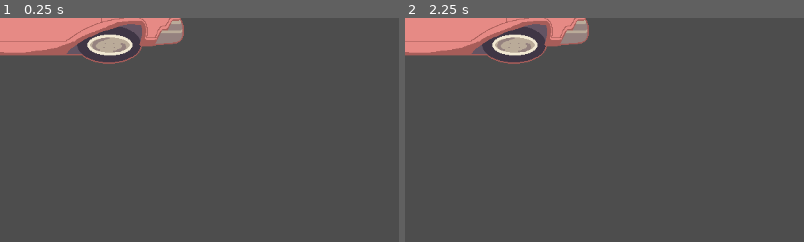
Above: before the commit, frames 1-2 (left to right).
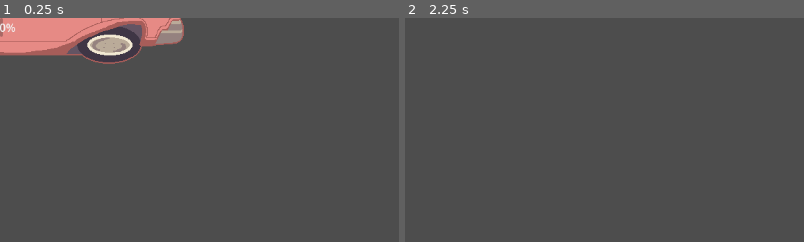
Above: after the commit, the same moments.

Repository: klynicol/crimson_year
Game: Godot game, scene res://scenes/mobs/car_boss.tscn
The game is run twice, just before and just after one commit, with the same random seed, the same clock (stepped at 60 frames per second) and the same inputs. This scene is started directly instead of the project's main scene.
Inputs (mouse positions are % of the whole screen's width and height, from its top left):
- Up to frame 1 (0.25 s): no input
- Up to frame 2 (2.25 s): tap Enter at 0.5, 2 s; move the mouse to (72, 45) at 0.52 s; hold D (right) 0.53-1.28 s; tap X (attack) at 0.6, 1.35 s; click (72, 45) at 0.67 s; tap Space (dash) at 1.25 s; move the mouse to (30, 55) at 1.27 s; hold S (down) 1.28-2.03 s; move the mouse to (60, 28) at 2.02 s; hold D (right) from 2.03 s (still down); hold Space (dash) from 2.03 s (still down)
The pictures show only the part of the screen within x 0-50%, y 0-50%; the shares and areas given below are measured in that part.

The runs differ from the first frame. In frame 1, 0.1% of the frame differs, in the area x 0-4%, y 0-9%; in frame 2, 6.4%, in the area x 0-47%, y 0-21%.

Commit message:
refactor for boss inclusion

Diff:
--- a/scenes/mobs/car_boss.tscn
+++ b/scenes/mobs/car_boss.tscn
@@ -2,6 +2,11 @@
 
 [ext_resource type="Script" uid="uid://bxyb5wbfno4kv" path="res://scripts/mobs/car_boss.gd" id="1_dxals"]
 [ext_resource type="Texture2D" uid="uid://cxsfseqorh1se" path="res://assets/sprites/Car-Sheet.png" id="1_vou78"]
+[ext_resource type="Script" uid="uid://csdolyo5rtfno" path="res://scripts/mobs/mob_stats.gd" id="2_72ys1"]
+
+[sub_resource type="Resource" id="Resource_3es33"]
+script = ExtResource("2_72ys1")
+metadata/_custom_type_script = "uid://csdolyo5rtfno"
 
 [sub_resource type="AtlasTexture" id="AtlasTexture_dxals"]
 atlas = ExtResource("1_vou78")
@@ -22,8 +27,12 @@
 radius = 75.0
 height = 500.0
 
-[node name="CarBoss" type="CharacterBody2D" unique_id=677046546]
+[node name="CarBoss" type="CharacterBody2D" unique_id=677046546 node_paths=PackedStringArray("sprite", "hit_box", "lifebar")]
 script = ExtResource("1_dxals")
+stats = SubResource("Resource_3es33")
+sprite = NodePath("AnimatedSprite2D")
+hit_box = NodePath("HitBox")
+lifebar = NodePath("Lifebar")
 
 [node name="AnimatedSprite2D" type="AnimatedSprite2D" parent="." unique_id=1921947143]
 position = Vector2(2, -80.5)
@@ -34,3 +43,14 @@
 position = Vector2(1, -31.5)
 rotation = 1.5707964
 shape = SubResource("CapsuleShape2D_vou78")
+
+[node name="HitBox" type="Area2D" parent="." unique_id=1908694370]
+
+[node name="CollisionShape2D" type="CollisionShape2D" parent="HitBox" unique_id=2056003485]
+position = Vector2(1, -31.5)
+rotation = 1.5707964
+shape = SubResource("CapsuleShape2D_vou78")
+
+[node name="Lifebar" type="ProgressBar" parent="." unique_id=1072250507]
+offset_right = 4.0
+offset_bottom = 27.0
--- /dev/null
+++ b/scripts/mobs/boss.gd
@@ -0,0 +1,46 @@
+class_name Boss extends Enemies
+
+enum BossType {
+	CAR,
+}
+
+var boss_type: BossType
+
+#override
+func _physics_process(delta: float) -> void:
+	_check_state(delta)
+	_set_sprite_animation()
+	move_and_slide()
+
+#override
+func _check_state(delta: float) -> void:
+	if mob_state == MobState.DYING:
+		_handle_mob_dying(delta)
+		return
+	if mob_state == MobState.HURT:
+		_handle_mob_hurt(delta)
+		return
+	var bodies_in_range: Array[CharacterBody2D] = _get_bodies_in_attack_range()
+	if bodies_in_range.size() > 0:
+		_handle_attack(bodies_in_range, delta)
+		# no need to return here, we want to continue moving the boss
+	_find_and_chase_target(delta)
+
+#override
+func _handle_mob_hurt(delta: float) -> void:
+	pass
+
+#override
+func _handle_mob_dying(delta: float) -> void:
+	super._handle_mob_dying(delta)
+
+#override
+func _handle_attack(bodies_in_range: Array[CharacterBody2D], delta: float) -> void:
+	pass
+
+func _get_bodies_in_attack_range() -> Array[CharacterBody2D]:
+	return []
+
+#override
+func _find_and_chase_target(delta: float) -> void:
+	super._find_and_chase_target(delta)
--- a/scripts/mobs/car_boss.gd
+++ b/scripts/mobs/car_boss.gd
@@ -1,11 +1,4 @@
-class_name CarBoss extends CharacterBody2D
-
-const BOSS_SPEED: float = 50.0
-const BOSS_ACCELERATION: float = 1000.0
-const BOSS_DECELERATION: float = 1200.0
-const BOSS_KNOCKBACK_SPEED: float = 50.0
-const BOSS_ATTACK_COOLDOWN: float = 2
-const BOSS_MAX_HEALTH: int = 1000
+class_name CarBoss extends Boss
 
 const SPAWN_COOLDOWN: float = 2
 var spawn_cooldown: float = 0.0
@@ -14,12 +7,18 @@
 signal spawn_completed
 
 func _ready() -> void:
+	boss_type = BossType.CAR
 	spawn_cooldown = SPAWN_COOLDOWN
+	enemy_uses_conveyor = false # This boss does not use the conveyor movement
+	super._ready()
 
 func _physics_process(delta: float) -> void:
+	# We're running a special bootup sequence for the boss.
 	spawn_cooldown -= delta
 	if spawn_cooldown > 0.0:
 		return
+
 	if not _spawn_completed:
 		_spawn_completed = true
 		spawn_completed.emit()
+	super._physics_process(delta)
--- /dev/null
+++ b/scripts/mobs/enemies.gd
@@ -0,0 +1,140 @@
+class_name Enemies extends CharacterBody2D
+
+enum MobState {
+	WALKING,
+	ATTACKING,
+	HURT,
+	DYING,
+	IDLE,
+}
+
+@export var stats: MobStats
+@export var sprite: AnimatedSprite2D
+@export var hit_box: Area2D
+
+# please use the lifebar scene for this one, it includes a script and a timer to fade back out after a couple of seconds.
+@export var lifebar: ProgressBar
+
+var mob_state: MobState = MobState.IDLE
+var player: CharacterBody2D
+# One hit per attack animation; cleared when we leave the attack frame
+var _attack_hit_this_cycle: bool = false
+var damage_knockback_direction: Vector2 = Vector2.ZERO
+var damage_knockback_cooldown: float = 0.0
+var dying_cooldown: float = 0.0
+var attack_cooldown_time: float = 0.0
+var on_conveyor: bool = false
+
+var enemy_uses_conveyor: bool = true
+
+func _ready():
+	# Each mob needs its own stats copy; the scene's SubResource is shared by all instances
+	stats = stats.duplicate()
+	call_deferred("_set_player")
+	hit_box.area_shape_entered.connect(_on_hit_box_entered)
+	stats.mob_died.connect(_on_mob_died)
+	attack_cooldown_time = 0
+	lifebar.max_value = stats.max_health
+	lifebar.value = stats.health
+
+func _set_player():
+	player = get_tree().get_first_node_in_group("player")
+
+func _physics_process(delta: float) -> void:
+	if not player:
+		return
+	if Game.paused:
+		sprite.pause()
+		return
+	sprite.play()
+	_check_on_conveyor()
+	_check_state(delta)
+	_set_sprite_animation()
+	move_and_slide()
+
+func _set_sprite_animation() -> void:
+	match mob_state:
+		MobState.WALKING:
+			sprite.play("walk")
+		MobState.ATTACKING:
+			sprite.play("attack")
+		MobState.HURT:
+			sprite.play("hurt")
+		MobState.DYING:
+			sprite.play("dying")
+		MobState.IDLE:
+			sprite.play("idle")
+
+# Check things in order of priority
+func _check_state(delta: float) -> void:
+	pass
+
+func _handle_mob_hurt(delta: float) -> void:
+	damage_knockback_cooldown -= delta
+	if damage_knockback_cooldown <= 0.0:
+		mob_state = MobState.IDLE
+		return
+	velocity = damage_knockback_direction * stats.knockback_speed
+	sprite.flip_h = velocity.x > 0
+
+func _handle_mob_dying(delta: float) -> void:
+	_apply_standard_conveyor_movement()
+	if dying_cooldown > 0.0:
+		dying_cooldown -= delta
+		return
+	queue_free()
+
+func _find_and_chase_target(delta: float) -> void:
+	var closest_car: CharacterBody2D = get_closest_car()
+	if closest_car:
+		mob_state = MobState.WALKING
+		chase(closest_car.global_position, delta)
+		return
+	_apply_standard_conveyor_movement()
+	mob_state = MobState.IDLE
+
+func _on_mob_died() -> void:
+	mob_state = MobState.DYING
+
+
+func _on_hit_box_entered(area_rid: RID, area: Area2D, area_shape_index: int, local_shape_index: int) -> void:
+	if area.name != "WaterDamage":
+		return
+	mob_state = MobState.HURT
+	damage_knockback_direction = (global_position - player.global_position).normalized()
+	damage_knockback_cooldown = 0.5
+	# need to get the parent of the area and then get the stats from the parent
+	var water_spray_projectile = area.get_parent()
+	var damage: float = water_spray_projectile.get_damage_and_increment_reflect()
+	if damage > 0:
+		stats.take_water_damage(damage)
+		_flash_lifebar()
+
+### !!!! Helper Functions !!!! ###
+
+# Helper function to get the closest car
+func get_closest_car() -> CharacterBody2D:
+	var cars = get_tree().get_nodes_in_group("cars")
+	if cars.size() == 0:
+		return
+	var closest_car = cars[0]
+	for car in cars:
+		if car.global_position.distance_to(global_position) < closest_car.global_position.distance_to(global_position):
+			closest_car = car
+	return closest_car
+
+
+func _check_on_conveyor() -> void:
+	if global_position.y < World.conveyor_y_max and global_position.y > World.conveyor_y_min:
+		on_conveyor = true
+
+func _apply_standard_conveyor_movement() -> void:
+	if on_conveyor and enemy_uses_conveyor:
+		velocity.x = Car.CAR_SPEED
+		velocity.y = 0
+
+func chase(target_pos: Vector2, delta: float) -> void:
+	pass
+
+func _flash_lifebar() -> void:
+	lifebar.set_health_value(stats.health)
--- a/scripts/mobs/mob.gd
+++ b/scripts/mobs/mob.gd
@@ -1,4 +1,4 @@
-class_name Mob extends CharacterBody2D
+class_name Mob extends Enemies
 
 enum MobType {
 	LIZARD,
@@ -6,76 +6,11 @@
 	GECKO,
 }
 
-enum MobState {
-	WALKING,
-	ATTACKING,
-	HURT,
-	DYING,
-	IDLE,
-}
-
-@export var stats: MobStats
-@export var sprite: AnimatedSprite2D
-@export var ray_cast: RayCast2D
-@export var hit_box: Area2D
 @export var attack_box: Area2D
 @export var attack_frame: int
-# please use the lifebar scene for this one, it includes a script and a timer to fade back out after a couple of seconds.
-@export var lifebar: ProgressBar
 
-var mob_state: MobState = MobState.IDLE
-var last_mob_state: MobState = MobState.IDLE
-var mob_type: Mob.MobType
-var player: CharacterBody2D
-# Once hit, the mob will chase the player for a period of time
-var has_been_hit: bool = false
-# One hit per attack animation; cleared when we leave the attack frame
-var _attack_hit_this_cycle: bool = false
-var damage_knockback_direction: Vector2 = Vector2.ZERO
-var damage_knockback_cooldown: float = 0.0
-var dying_cooldown: float = 0.0
-var attack_cooldown_time: float = 0.0
-var on_conveyor: bool = false
+var mob_type: MobType
 
-func _ready():
-	# Each mob needs its own stats copy; the scene's SubResource is shared by all instances
-	stats = stats.duplicate()
-	call_deferred("_set_player")
-	hit_box.area_shape_entered.connect(_on_hit_box_entered)
-	stats.mob_died.connect(_on_mob_died)
-	attack_cooldown_time = 0
-	lifebar.max_value = stats.max_health
-	lifebar.value = stats.health
-
-func _set_player():
-	player = get_tree().get_first_node_in_group("player")
-
-func _physics_process(delta: float) -> void:
-	if not player:
-		return
-	if Game.paused:
-		sprite.pause()
-		return
-	sprite.play()
-	_check_on_conveyor()
-	_check_state(delta)
-	_set_sprite_animation()
-	move_and_slide()
-
-func _set_sprite_animation() -> void:
-	match mob_state:
-		MobState.WALKING:
-			sprite.play("walk")
-		MobState.ATTACKING:
-			sprite.play("attack")
-		MobState.HURT:
-			sprite.play("hurt")
-		MobState.DYING:
-			sprite.play("dying")
-		MobState.IDLE:
-			sprite.play("idle")
-
-# Check things in order of priority
 func _check_state(delta: float) -> void:
 	if mob_state == MobState.DYING:
 		_handle_mob_dying(delta)
@@ -88,21 +23,6 @@
 		_handle_attack(bodies_in_range, delta)
 		return
 	_find_and_chase_target(delta)
-
-func _handle_mob_hurt(delta: float) -> void:
-	damage_knockback_cooldown -= delta
-	if damage_knockback_cooldown <= 0.0:
-		mob_state = MobState.IDLE
-		return
-	velocity = damage_knockback_direction * stats.knockback_speed
-	sprite.flip_h = velocity.x > 0
-
-func _handle_mob_dying(delta: float) -> void:
-	_apply_standard_conveyor_movement()
-	if dying_cooldown > 0.0:
-		dying_cooldown -= delta
-		return
-	queue_free()
 
 # Checks if the attack aligns with the sprite frame and if bodies are in range, then performs the attack
 func _handle_attack(bodies_in_range: Array[CharacterBody2D], delta: float) -> void:
@@ -120,46 +40,6 @@
 		_attack_hit_this_cycle = true
 	attack_cooldown_time = stats.attack_cooldown
 
-func _find_and_chase_target(delta: float) -> void:
-	var closest_car: CharacterBody2D = get_closest_car()
-	if closest_car:
-		mob_state = MobState.WALKING
-		chase(closest_car.global_position, delta)
-		return
-	_apply_standard_conveyor_movement()
-	mob_state = MobState.IDLE
-
-func _on_mob_died() -> void:
-	mob_state = MobState.DYING
-
-
-func _on_hit_box_entered(area_rid: RID, area: Area2D, area_shape_index: int, local_shape_index: int) -> void:
-	if area.name != "WaterDamage":
-		return
-	mob_state = MobState.HURT
-	damage_knockback_direction = (global_position - player.global_position).normalized()
-	damage_knockback_cooldown = 0.5
-	has_been_hit = true
-	# need to get the parent of the area and then get the stats from the parent
-	var water_spray_projectile = area.get_parent()
-	var damage: float = water_spray_projectile.get_damage_and_increment_reflect()
-	if damage > 0:
-		stats.take_water_damage(damage)
-		_flash_lifebar()
-
-### !!!! Helper Functions !!!! ###
-
-# Helper function to get the closest car
-func get_closest_car() -> CharacterBody2D:
-	var cars = get_tree().get_nodes_in_group("cars")
-	if cars.size() == 0:
-		return
-	var closest_car = cars[0]
-	for car in cars:
-		if car.global_position.distance_to(global_position) < closest_car.global_position.distance_to(global_position):
-			closest_car = car
-	return closest_car
-
 # Helper function to check if the attack aligns with the sprite frame
 func _attack_alligns_with_sprite_frame() -> bool:
 	if sprite.frame != attack_frame:
@@ -176,18 +56,3 @@
 			continue
 		bodies.append(body)
 	return bodies
-
-func _check_on_conveyor() -> void:
-	if global_position.y < World.conveyor_y_max and global_position.y > World.conveyor_y_min:
-		on_conveyor = true
-
-func _apply_standard_conveyor_movement() -> void:
-	if on_conveyor:
-		velocity.x = Car.CAR_SPEED
-		velocity.y = 0
-
-func chase(target_pos: Vector2, delta: float) -> void:
-	pass
-
-func _flash_lifebar() -> void:
-	lifebar.set_health_value(stats.health)
--- a/scripts/water_spray/water_spray_projectile.gd
+++ b/scripts/water_spray/water_spray_projectile.gd
@@ -39,10 +39,10 @@
 	move_and_slide()
 
 func _decay(delta: float) -> void:
+	_despawn(delta)
 	_decay_scale(delta)
 	_decay_mist_strength(delta)
 	_decay_damage(delta)
-	_despawn(delta)
 	_decay_collision_box_size(delta)
 
 func get_damage_and_increment_reflect() -> float:
Renamed: scenes/lifebar.gd -> scripts/lifebar.gd
Renamed: scenes/lifebar.gd.uid -> scripts/lifebar.gd.uid
Not shown, added: scripts/mobs/boss.gd.uid
Not shown, added: scripts/mobs/enemies.gd.uid
